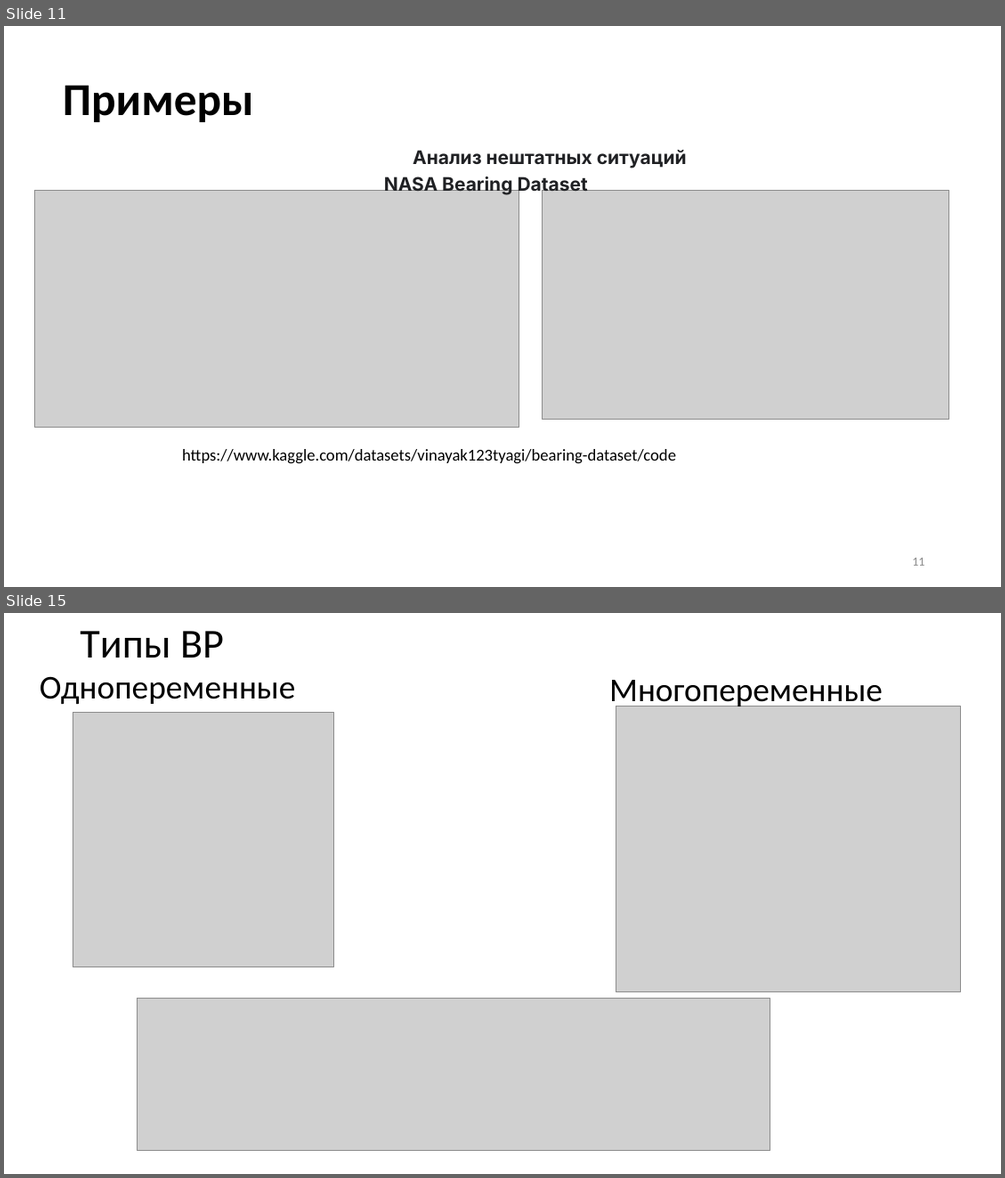
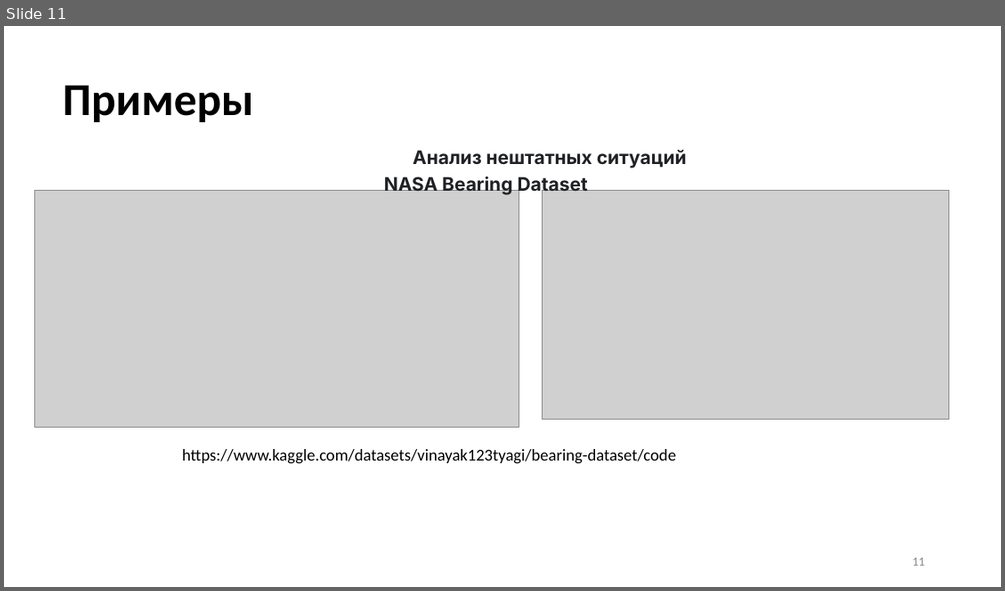
Before and after one commit to MVRonkin/TimeSeriesCourse, a slide deck: Last/LEC/01-1_Intro.pptx. Shown one above the other, each under a label of ours: slides 11 and 15 before the commit, slide 11 after it; the slides between them are not shown. The pictures are 1005x1178 and 1005x591 pixels, drawn with LibreOffice and Linux fonts; fonts in the diff are those of the drawing; grey boxes stand for pictures. Boxes give left, top, right and bottom in pixels: in the first picture for what was removed or moved away, otherwise in the second. Text is boxed around its words. In the diff, an @@ line names an element or a change of style, - is before the commit and + after.

```diff
--- a/Last/LEC/01-1_Intro.pptx
+++ b/Last/LEC/01-1_Intro.pptx
@@ slide 15 removed at box(4, 613, 1001, 1174), background #FFFFFF @@
@@ title removed at box(80, 631, 224, 657) @@
-Типы ВР
@@ text removed at box(40, 676, 295, 704) @@
-Однопеременные
@@ text removed at box(609, 680, 882, 710) @@
-Многопеременные
@@ picture removed at box(73, 713, 334, 966) @@
@@ picture removed at box(615, 706, 961, 992) @@
@@ picture removed at box(138, 998, 770, 1150) @@
```
Also in this commit, not shown: 1 slide changed, 7 slides added, 7 other slides removed, 13 other files.
